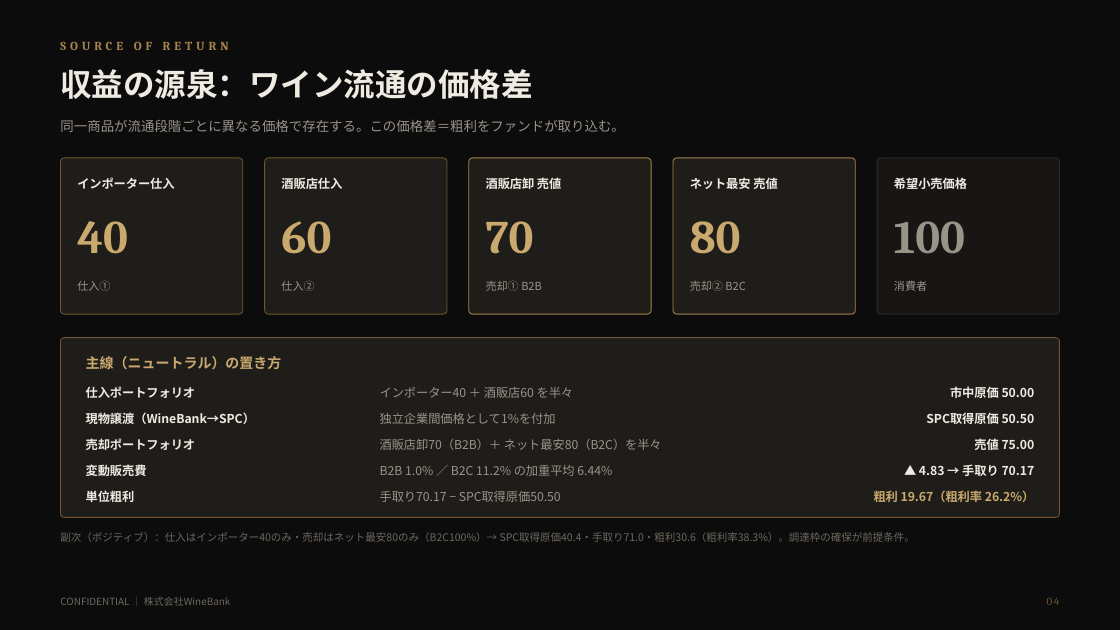
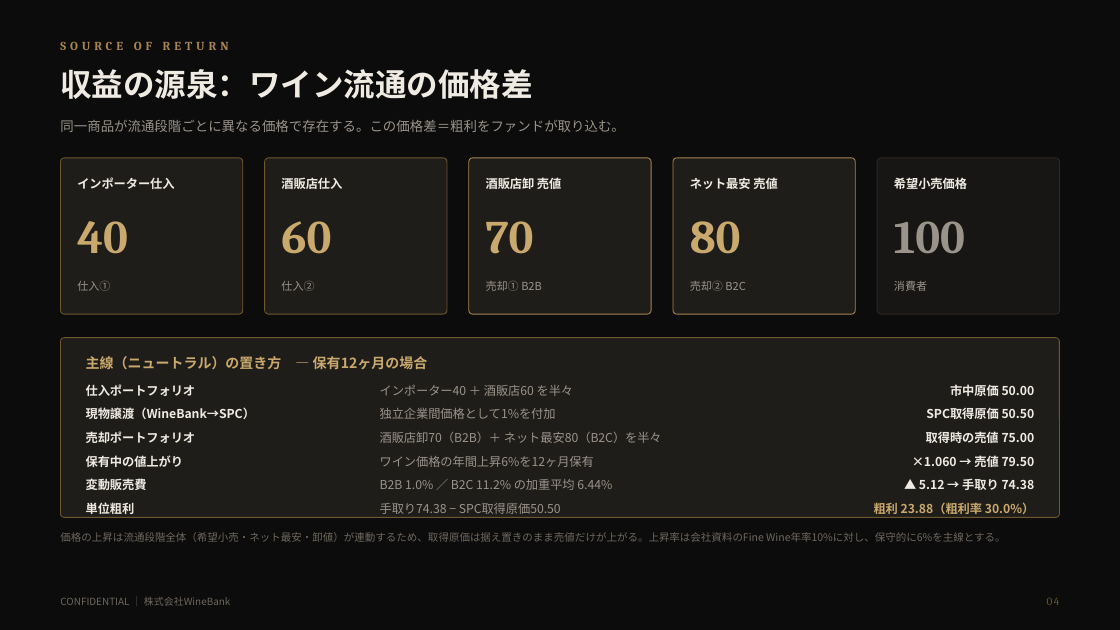
Before and after one commit to nakano-winebank/wine-auction, a slide deck: slide 5 of docs/wine-fund/WineBank_ワインファンドSPC組成提案_5億_20260811.pptx. Drawn at 1120x630 pixels with LibreOffice and Linux fonts; fonts in the diff are those of the drawing. Boxes give left, top, right and bottom in pixels: in the first picture for what was removed or moved away, otherwise in the second. Text is boxed around its words. In the diff, an @@ line names an element or a change of style, - is before the commit and + after.

```diff
--- a/docs/wine-fund/WineBank_ワインファンドSPC組成提案_5億_20260811.pptx
+++ b/docs/wine-fund/WineBank_ワインファンドSPC組成提案_5億_20260811.pptx
@@ text at bbox=[86, 356, 428, 370]: text changed @@
-主線（ニュートラル）の置き方
+主線（ニュートラル）の置き方 ― 保有12ヶ月の場合
@@ 5 texts: place and size @@
-5 texts at bbox=[86, 412, 1035, 450]
+5 texts at bbox=[86, 407, 1035, 443]
@@ text at bbox=[926, 431, 1035, 443]: text changed @@
-売値 75.00
+取得時の売値 75.00
@@ text "変動販売費": place and size @@
-text "変動販売費" at bbox=[86, 462, 147, 479]
+text "変動販売費" at bbox=[86, 476, 147, 493]
@@ text added at bbox=[86, 455, 183, 467], 10.5 pt, text #EFEBE3, bold @@
+保有中の値上がり
@@ text "B2B 1.0% ／ B2C 11.2% ...": place and size @@
-text "B2B 1.0% ／ B2C 11.2% ..." at bbox=[380, 465, 612, 476]
+text "B2B 1.0% ／ B2C 11.2% ..." at bbox=[380, 479, 612, 490]
@@ text added at bbox=[380, 456, 594, 467], 10.5 pt, text #9A938A @@
+ワイン価格の年間上昇6%を12ヶ月保有
@@ text at bbox=[912, 453, 1035, 470]: text changed @@
-▲ 4.83 → 手取り 70.17
+×1.060 → 売値 79.50
@@ text added at bbox=[919, 478, 1035, 490], 10.5 pt, text #EFEBE3, bold @@
+▲ 5.12 → 手取り 74.38
@@ text "単位粗利": place and size @@
-text "単位粗利" at bbox=[86, 490, 135, 502]
+text "単位粗利" at bbox=[86, 502, 135, 514]
@@ text at bbox=[380, 503, 561, 514]: text changed @@
-手取り70.17 − SPC取得原価50.50
+手取り74.38 − SPC取得原価50.50
@@ text at bbox=[874, 502, 1034, 514]: text changed @@
-粗利 19.67（粗利率 26.2%）
+粗利 23.88（粗利率 30.0%）
@@ text at bbox=[60, 532, 1005, 542]: text changed @@
-副次（ポジティブ）：仕入はインポーター40のみ・売却はネット最安80のみ（B2C100%）→ SPC取得原価40.4・手取り71.0・粗利30.6（粗利率38.3%）。調達枠の確保が前提条件。
+価格の上昇は流通段階全体（希望小売・ネット最安・卸値）が連動するため、取得原価は据え置きのまま売値だけが上がる。上昇率は会社資料のFine Wine年率10%に対し、保守的に6%を主線とする。
```
Also in this commit, not shown: 14 other slides changed, 1 slide added, 4 other files.
